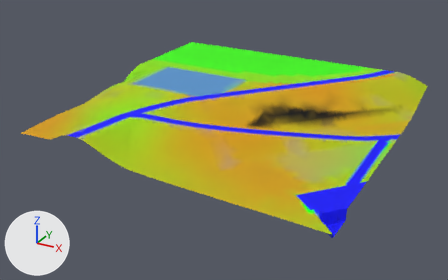
Two versions of the glTF model games/yorimichi/assets/belmonte/meshes/SM_BM_BT_Terrain_4_3.glb, one commit apart.
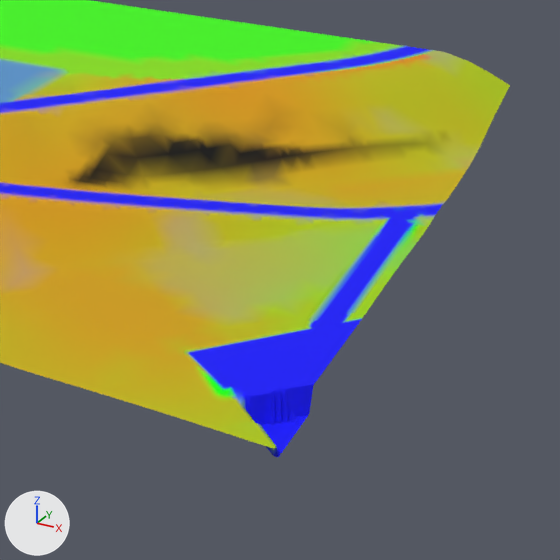
There are two pictures of each version: one whole from a 50 mm camera at (354.0, -148.0, 206.0) aimed at (119.0, 280.0, -8.0), one close up on the part from 49% to 100% of the width and 18% to 100% of the height. Every picture has the same lights, and +X, +Y and +Z are marked at lower left. The first two pictures are the older version.

The scene before the commit, as lines of its bpy script (objects in view):
```python
me_sm_bt_terrain_4_3 = bpy.data.meshes.new('SM_BT_Terrain_4_3')
me_sm_bt_terrain_4_3.from_pydata(...)  # 16928 vertices, 33400 faces; spans x 0.0..256.0, y 168.0..424.0, z -3.0..30.0
me_sm_bt_terrain_4_3.materials.append(mat_bm_000_m_terrain_031)
ob_sm_bm_bt_terrain_4_3 = bpy.data.objects.new('SM_BM_BT_Terrain_4_3', me_sm_bt_terrain_4_3)
ob_sm_bm_bt_terrain_4_3.location = (0.0, 0.0, 0.0)
```
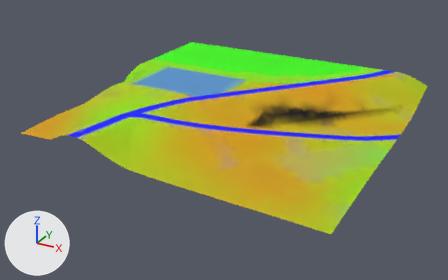
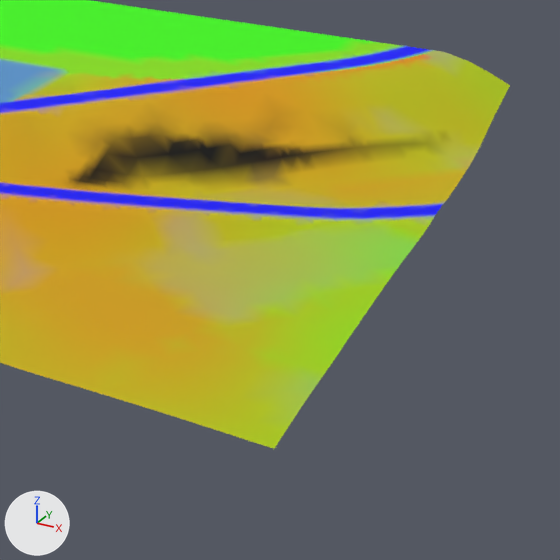
Changed parts and their boxes (x1, y1, x2, y2) in the close-ups (560 x 560 px):
'SM_BM_BT_Terrain_4_3', reshaped: before (0, 0, 510, 457); after (0, 0, 510, 449)
part 1 of me_sm_bt_terrain_4_3, cut back: before (91, 111, 428, 457); after (181, 218, 428, 448)
part 2 of me_sm_bt_terrain_4_3, recoloured: (251, 205, 428, 426) in both

The change, as a diff of the scene's bpy script:
```diff
--- a/games/yorimichi/assets/belmonte/meshes/SM_BM_BT_Terrain_4_3.glb.py
+++ b/games/yorimichi/assets/belmonte/meshes/SM_BM_BT_Terrain_4_3.glb.py
@@ me_sm_bt_terrain_4_3 @@
 # used by ob_sm_bm_bt_terrain_4_3; location = (0.0, 0.0, 0.0)
-me_sm_bt_terrain_4_3.from_pydata(...)  # 16928 vertices, 33400 faces; spans x 0.0..256.0, y 168.0..424.0, z -3.0..30.0
+me_sm_bt_terrain_4_3.from_pydata(...)  # 3721 vertices, 7293 faces; spans x 0.0..256.0, y 168.0..424.0, z 2.0..30.0
+# me_sm_bt_terrain_4_3 part 1: 1 vertex moved within x 252.0, y 308.0, z 6.0; 11491 vertices removed from x 152.0..256.0, y 169.0..312.0, z -3.0..26.0; 24 vertices added at x 232.0..256.0, y 176.0..312.0, z 2.0..6.0
+# me_sm_bt_terrain_4_3 part 2: 29 kept faces spanning x 240.0..256.0, y 168.0..324.0, z 2.0..7.0 get new vertex colours; the middle colour goes from blue #2033fa to blue #3b44f4
+# other edits to the shape of me_sm_bt_terrain_4_3 do not show in these pictures
 me_sm_bt_terrain_4_3.materials.append(mat_bm_000_m_terrain_031)
```
